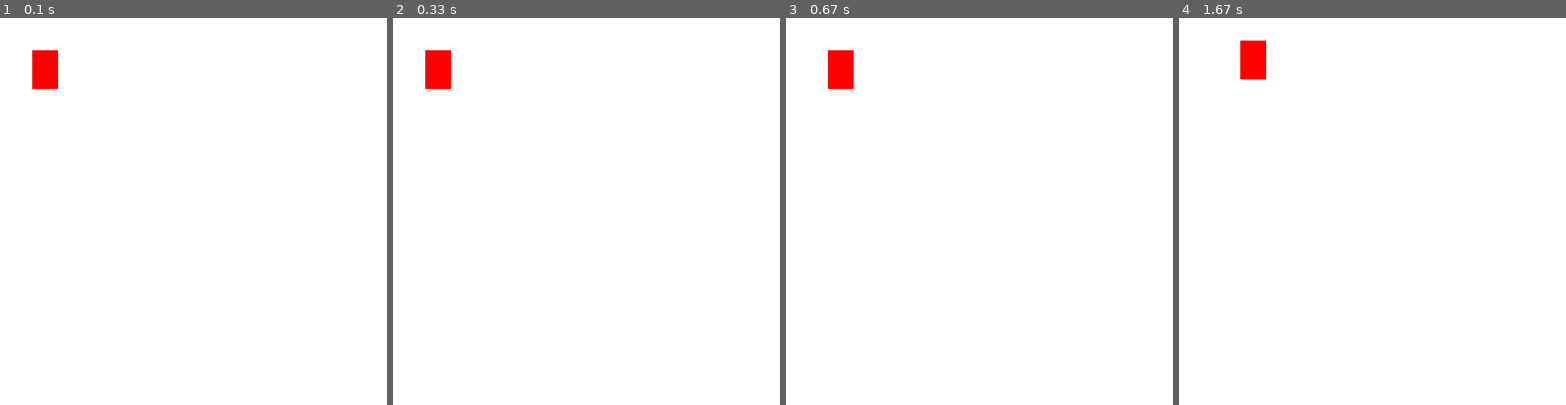
Above: before the commit, frames 1-4 (left to right).
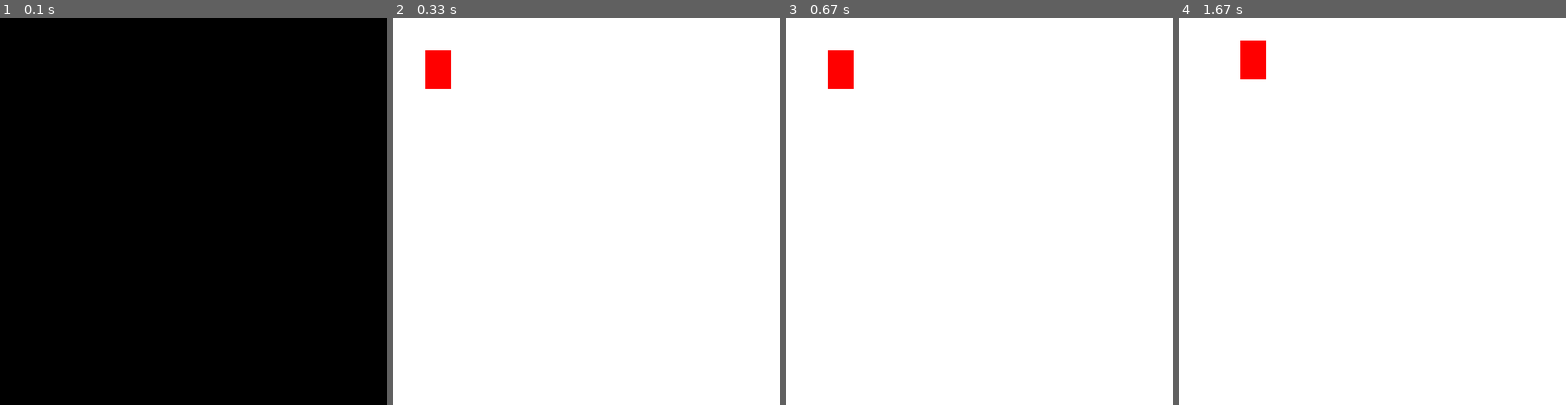
Above: after the commit, the same moments.

Repository: odfsoft/redi-school-level3
Game: pygame game, started from pygame-class/part1-movement.py
The game is run twice, just before and just after one commit, with the same random seed, the same clock (stepped at 60 frames per second) and the same inputs.
Inputs:
- Up to frame 1 (0.1 s): no input
- Up to frame 2 (0.33 s): no input
- Up to frame 3 (0.67 s): hold Right from 0.33 s (still down)
- Up to frame 4 (1.67 s): release Right at 0.8 s; hold Up 0.83-1.13 s; hold Right 1.17-1.63 s

The runs differ from the first frame. In frame 1, 100% of the frame differs, in the area x 0-100%, y 0-100%; in frame 2, nothing differs; in frame 3, nothing differs; in frame 4, nothing differs.

Commit message:
collisions

Diff:
--- a/pygame-class/part1-movement.py
+++ b/pygame-class/part1-movement.py
@@ -11,10 +11,6 @@
 height = 60  # hoch
 vel = 5 # geschwindigkeit
 run = True # laufen
-
-screen.fill((255, 255, 255))
-pygame.draw.rect(screen, (255, 0, 0), (x, y, width, height))
-pygame.display.update() # actualizieren
 
 
 while run: # endloss schleife (wiederholung)
@@ -38,4 +34,4 @@
     pygame.display.update()
 
 
-pygame.quit() # bendet
+pygame.quit() # beenden
--- a/pygame-class/part2-jumping.py
+++ b/pygame-class/part2-jumping.py
@@ -14,9 +14,6 @@
 isJump = False
 jumpCount = 10
 
-screen.fill((255, 255, 255))
-pygame.draw.rect(screen, (255, 0, 0), (x, y, width, height))
-pygame.display.update()
 
 while run:
     pygame.time.delay(10)
--- a/pygame-class/part3-background.py
+++ b/pygame-class/part3-background.py
@@ -4,7 +4,7 @@
 
 screen = pygame.display.set_mode((500, 480))
 pygame.display.set_caption("My first game")
-bg = pygame.image.load('resources/bg2.png')
+bg = pygame.image.load('resources/bg.jpg')
 hero = pygame.image.load('resources/R1.png')
 
 
@@ -17,12 +17,6 @@
 isJump = False
 jumpHight = 8
 jumpCount = jumpHight
-
-bgX = 0
-
-screen.fill((255, 255, 255))
-pygame.draw.rect(screen, (255, 0, 0), (x, y, width, height))
-pygame.display.update()
 
 while run:
     pygame.time.delay(10)
@@ -50,9 +44,7 @@
             jumpCount = jumpHight
 
     screen.fill((255, 255, 255))
-    screen.blit(pygame.transform.scale(bg, (500, 520)) , (bgX, 0))
-    screen.blit(pygame.transform.scale(bg, (500, 520)) , (bgX + 220,0))
-    bgX -= 1
+    screen.blit(bg, (0, 0))
     screen.blit(hero, (x, y))
     pygame.display.update()
 
--- /dev/null
+++ b/pygame-class/part4-obstacles.py
@@ -0,0 +1,89 @@
+import pygame
+
+pygame.init()
+
+screen_width = 1028
+screen_height = 720
+
+screen = pygame.display.set_mode((screen_width, screen_height))
+pygame.display.set_caption("My first game")
+path = 'resources/background'
+bgs = [pygame.image.load(path + '/bg_3.png'), pygame.image.load(path + '/bg_2.png'), pygame.image.load(path + '/bg_1.png'), pygame.image.load(path + '/bg_0.png')]
+cactus = pygame.transform.scale(pygame.image.load('resources/cactus/cactus_1.png'), (80, 80))
+hero = pygame.image.load('resources/R1.png')
+
+clock = pygame.time.Clock()
+
+
+x = 50
+y = 550
+width = 64
+height = 64
+vel = 30
+run = True
+isJump = False
+jumpHight = 8
+jumpCount = jumpHight
+obstacles = []
+bgX = 0
+cactusX = 600
+
+
+def draw():
+    global bgX
+    bgX -= 1
+    screen.fill((255, 255, 255))
+    for bg in bgs:
+        screen.blit(pygame.transform.scale(bg, (screen_width, screen_height)), (0, 0))
+    pygame.display.update()
+
+def draw_hero():
+    screen.blit(hero, (x, y))
+    pygame.display.update()
+
+def obstacles():
+    global cactusX
+    screen.blit(cactus, (cactusX, 550))
+    cactusX -= vel
+    if(cactusX < 0):
+        cactusX = screen_width
+    pygame.display.update()
+
+def collision():
+    if (x < cactusX + 80 and x + width > cactusX and y < 630 and y + height > 550):
+        pygame.draw.rect(screen, (255, 0, 0), (10, 10, width, height))
+    pygame.display.update()
+
+
+
+while run:
+    clock.tick(10)
+    draw()
+    draw_hero()
+    obstacles()
+    collision()
+
+    for event in  pygame.event.get():
+        if event.type == pygame.QUIT:
+            run = False
+
+    keys = pygame.key.get_pressed()
+    if keys[pygame.K_RIGHT] and x < screen_width - width:
+        x += vel
+    if keys[pygame.K_LEFT] and x > vel:
+        x -= vel
+    if not isJump:
+        if keys[pygame.K_SPACE]:
+            isJump = True
+    else:
+        if jumpCount >= -jumpHight:
+            neg = 1
+            if jumpCount < 0:
+                neg = -1
+            y -= (jumpCount ** 2) * 0.5 * neg
+            jumpCount -= 1
+        else:
+            isJump = False
+            jumpCount = jumpHight
+
+pygame.quit()
Binary file added: pygame-class/resources/background/bg_0.png
Binary file added: pygame-class/resources/background/bg_1.png
Binary file added: pygame-class/resources/background/bg_2.png
Binary file added: pygame-class/resources/background/bg_3.png
Binary file added: pygame-class/resources/cactus/cactus_0.png
Binary file added: pygame-class/resources/cactus/cactus_1.png
Binary file added: pygame-class/resources/cactus/cactus_2.png
Binary file added: pygame-class/resources/cactus/cactus_3.png
Binary file added: pygame-class/resources/cactus/cactus_4.png
Binary file added: pygame-class/resources/dino/idle_0.png
Binary file added: pygame-class/resources/dino/idle_1.png
Binary file added: pygame-class/resources/dino/idle_2.png
(and 34 more such lines)
